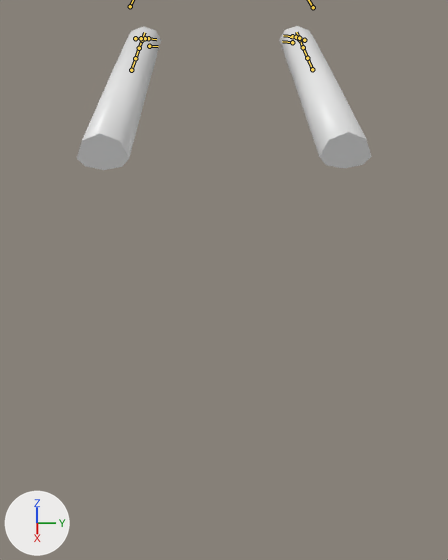
One commit to the Blender file Assets/Raw/paws.blend: the scene before it, then after it.
Both versions are drawn from a 50 mm camera at (0.804, -0.008, 0.221) aimed at (0.206, 0.001, -0.208). Every picture has the same lights, and +X, +Y and +Z are marked at lower left. The bones that bend it are drawn over the model as lines.

The first picture shows 'Claw2.R'.
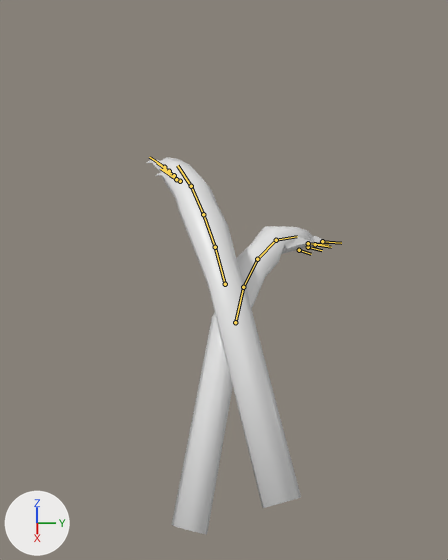
The newer file adds an action. The first version stands in its rest pose; the second is drawn at frame 53 of the action 'Catch'.

Where the change shows, as pixel boxes (x1, y1, x2, y2) in the pictures (448 x 560 px):
'Claw2.R', posed (39% narrower, 161% taller): before (77, 26, 372, 170); after (147, 157, 328, 535)
bone 'Root.L', root to tip: before (131, 70) to (135, 58); after (235, 322) to (243, 287)
bone 'WristBase.L', root to tip: before (135, 58) to (139, 48); after (243, 287) to (257, 259)
bone 'Wrist.L', root to tip: before (139, 48) to (142, 40); after (257, 259) to (276, 240)
bone 'Paw.L', root to tip: before (142, 40) to (144, 32); after (276, 240) to (297, 236)
bone 'Root.R', root to tip: before (312, 69) to (307, 58); after (225, 284) to (215, 247)
bone 'WristBase.R', root to tip: before (307, 58) to (303, 47); after (215, 247) to (203, 214)
bone 'Wrist.R', root to tip: before (303, 47) to (299, 39); after (203, 214) to (191, 186)
bone 'Paw.R', root to tip: before (299, 39) to (296, 32); after (191, 186) to (177, 165)
bone 'Claw2.R', root to tip: before (292, 36) to (283, 35); after (164, 167) to (149, 157)
bone 'Claw3.R', root to tip: before (296, 37) to (290, 37); after (169, 171) to (157, 163)
bone 'Claw4.R', root to tip: before (299, 38) to (296, 38); after (174, 175) to (163, 168)
bone 'Claw5.R', root to tip: before (304, 40) to (303, 41); after (180, 181) to (170, 175)
bone 'Claw1.R', root to tip: before (292, 42) to (282, 41); after (176, 179) to (160, 168)

The edits, one by one:
Bone 'Root.L' (bone_root_l) moves from (0.0, 0.0, 0.0) to (-0.2367, -0.1685, -0.1167).
Bone 'Root.L' (bone_root_l) turns from (0, 0, 0) to (-21, -50, -17) degrees about its own x, y and z.
Bone 'WristBase.L' (bone_wristbase_l) turns from (0, 0, 0) to (3, 0, 17) degrees about its own x, y and z.
Bone 'Wrist.L' (bone_wrist_l) moves from (0.0, 0.0, 0.0) to (-0.0064, -0.0021, 0.0239).
Bone 'Wrist.L' (bone_wrist_l) turns from (0, 0, 0) to (2, 0, 16) degrees about its own x, y and z.
Bone 'Wrist.L' (bone_wrist_l) is rescaled from (1.0, 1.0, 1.0) to (1.2, 1.2, 1.2).
Bone 'Paw.L' (bone_paw_l) moves from (0.0, 0.0, 0.0) to (-0.0041, -0.0013, 0.0151).
Bone 'Paw.L' (bone_paw_l) turns from (0, 0, 0) to (4, -1, 24) degrees about its own x, y and z.
Bone 'ClawController.L' (bone_clawcontroller_l) moves from (0.0, 0.0, 0.0) to (0.0, 0.1698, 0.0).
Bone 'Root.R' (bone_root_r) moves from (0.0, 0.0, 0.0) to (-0.1714, -0.183, 0.1031).
Bone 'Root.R' (bone_root_r) turns from (0, 0, 0) to (19, 46, -19) degrees about its own x, y and z.
Bone 'WristBase.R' (bone_wristbase_r) turns from (0, 0, 0) to (-3, 0, 7) degrees about its own x, y and z.
Bone 'Wrist.R' (bone_wrist_r) moves from (0.0, 0.0, 0.0) to (-0.0064, -0.0021, -0.0239).
Bone 'Wrist.R' (bone_wrist_r) turns from (0, 0, 0) to (-2, 0, 6) degrees about its own x, y and z.
Bone 'Wrist.R' (bone_wrist_r) is rescaled from (1.0, 1.0, 1.0) to (1.2, 1.2, 1.2).
Bone 'Paw.R' (bone_paw_r) moves from (0.0, 0.0, 0.0) to (-0.0041, -0.0013, -0.0151).
Bone 'Paw.R' (bone_paw_r) turns from (0, 0, 0) to (-4, 0, 9) degrees about its own x, y and z.
Bone 'Claw2.R' (bone_claw2_r) moves from (0.0, 0.0, 0.0) to (0.002, -0.0186, -0.0021).
Bone 'Claw2.R' (bone_claw2_r) is rescaled from (1.0, 1.0, 1.0) to (0.86, 0.86, 0.86).
Bone 'Claw3.R' (bone_claw3_r) moves from (0.0, 0.0, 0.0) to (0.0043, -0.0165, -0.0032).
Bone 'Claw3.R' (bone_claw3_r) is rescaled from (1.0, 1.0, 1.0) to (0.86, 0.86, 0.86).
Bone 'Claw4.R' (bone_claw4_r) moves from (0.0, 0.0, 0.0) to (0.0051, -0.015, -0.0034).
Bone 'Claw4.R' (bone_claw4_r) is rescaled from (1.0, 1.0, 1.0) to (0.86, 0.86, 0.86).
Bone 'Claw5.R' (bone_claw5_r) moves from (0.0, 0.0, 0.0) to (0.0052, -0.0138, -0.0031).
Bone 'Claw5.R' (bone_claw5_r) is rescaled from (1.0, 1.0, 1.0) to (0.86, 0.86, 0.86).
Bone 'Claw1.R' (bone_claw1_r) moves from (0.0, 0.0, 0.0) to (0.0026, -0.0198, 0.0028).
Bone 'Claw1.R' (bone_claw1_r) is rescaled from (1.0, 1.0, 1.0) to (0.86, 0.86, 0.86).
Bone 'ClawController.R' (bone_clawcontroller_r) moves from (0.0, 0.0, 0.0) to (0.0, 0.1698, 0.0).
